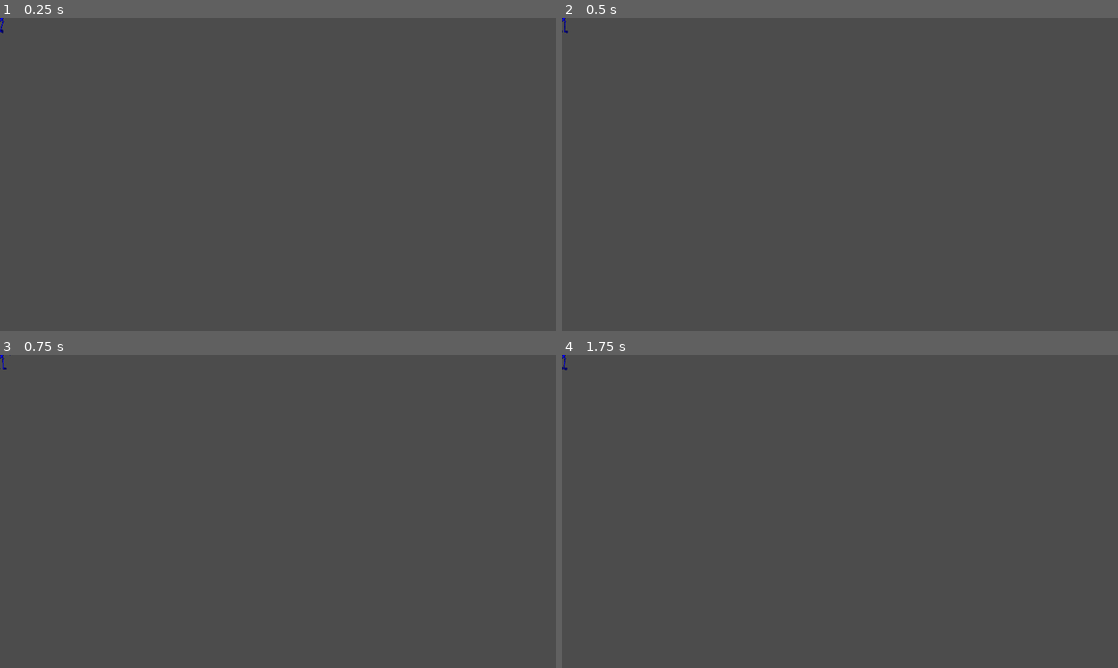
Above: before the commit, frames 1-4 (two rows, left to right).
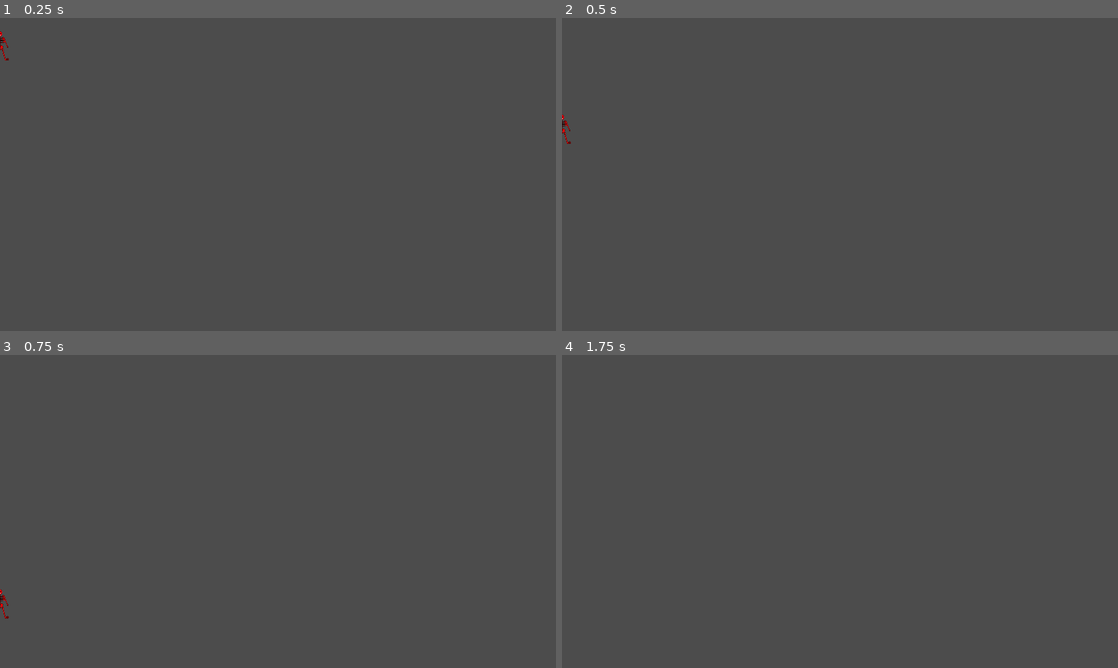
Above: after the commit, the same moments.

Repository: LeonMatthes/SkeleTurn
Game: Godot game, scene res://scenes/Player.tscn
The game is run twice, just before and just after one commit, with the same random seed, the same clock (stepped at 60 frames per second) and the same inputs. The project has no main scene, so this scene is started directly.
Inputs:
- Up to frame 1 (0.25 s): no input
- Up to frame 2 (0.5 s): no input
- Up to frame 3 (0.75 s): no input
- Up to frame 4 (1.75 s): tap Enter at 1.25 s

The runs differ from the first frame. In frame 1, less than 0.1% of the frame differs, in the area x 0-2%, y 0-14%; in frame 2, less than 0.1%, in the area x 0-2%, y 0-41%; in frame 3, less than 0.1%; in frame 4, less than 0.1%.
Error before the commit: Parse Error: The identifier "animationDeadPlayer" isn't declared in the current scope. (res://scenes/Player.gd:138)

Commit message:
die animation

Diff:
--- a/scenes/Player.gd
+++ b/scenes/Player.gd
@@ -10,6 +10,7 @@
 
 var sprite = null
 var animationPlayer = null
+var inputDisabled = false
 
 var moveRightAction = "move_right"
 var moveLeftAction = "move_left"
@@ -28,6 +29,7 @@
 	self.playerNumber = playerNr
 
 	self.get_node("Player1Icon").set_visible(false)
+	self.get_node("Player2Icon").set_visible(false)
 	self.sprite = self.get_node("Player" + str(playerNumber) + "Icon")
 	self.sprite.set_visible(true)
 	self.animationPlayer = self.sprite.get_node("AnimationPlayer")
@@ -54,6 +56,9 @@
 
 func getInput():
 	#handle movement input
+	if inputDisabled:
+		return
+
 	velocity.x = 0
 	if Input.is_action_pressed("move_right" + str(playerNumber)):
 		velocity.x += speed
@@ -135,10 +140,12 @@
 func die():
 	gameController.notifyPlayerDeath(playerNumber)
 
-	animationDeadPlayer.play("Dead")
+	animationPlayer.play("Moving") #todo change to dying
+	self.get_node("PlayerCollisionBox").disabled = true
+	self.set_physics_process(false)
 
 	var timer = Timer.new()
 	timer.connect("timeout",self,"_on_timer_timeout")
-	timer.wait_time = 1
+	timer.wait_time = 2
 	add_child(timer)
 	timer.start()
--- a/scenes/Player.tscn
+++ b/scenes/Player.tscn
@@ -31,7 +31,7 @@
 collision_mask = 1
 collision/safe_margin = 0.08
 script = ExtResource( 1 )
-_sections_unfolded = [ "Collision", "Transform" ]
+_sections_unfolded = [ "Collision", "Transform", "collision" ]
 __meta__ = {
 "_edit_group_": true,
 "_edit_horizontal_guides_": [ 38.1421 ]
@@ -53,7 +53,6 @@
 [node name="Head" type="Sprite" parent="Player1Icon" index="0"]
 
 position = Vector2( 0, -38.8844 )
-scale = Vector2( 1, 1 )
 texture = ExtResource( 2 )
 _sections_unfolded = [ "Offset", "Transform" ]
 
@@ -85,7 +84,6 @@
 
 position = Vector2( -9.28827, 14.3478 )
 rotation = 0.0872665
-scale = Vector2( 1, 1 )
 texture = ExtResource( 6 )
 offset = Vector2( 4.57461, 17.0378 )
 _sections_unfolded = [ "Transform" ]
@@ -94,7 +92,6 @@
 
 position = Vector2( 10.9432, 15.0455 )
 rotation = -0.0872665
-scale = Vector2( 1, 1 )
 texture = ExtResource( 7 )
 offset = Vector2( 4.18966, 16.7246 )
 _sections_unfolded = [ "Transform", "Visibility", "Z Index" ]
@@ -115,7 +112,6 @@
 [node name="Head" type="Sprite" parent="Player2Icon" index="0"]
 
 position = Vector2( 0, -38.8844 )
-scale = Vector2( 1, 1 )
 texture = ExtResource( 9 )
 _sections_unfolded = [ "Offset", "Transform" ]
 
@@ -131,7 +127,6 @@
 
 position = Vector2( -13.2997, -26.464 )
 rotation = -0.8114
-scale = Vector2( 1, 1 )
 texture = ExtResource( 11 )
 offset = Vector2( -17.7389, -0.156278 )
 _sections_unfolded = [ "Region", "Transform" ]
@@ -140,7 +135,6 @@
 
 position = Vector2( 13.7338, -26.464 )
 rotation = 0.8114
-scale = Vector2( 1, 1 )
 texture = ExtResource( 12 )
 offset = Vector2( 17.5413, 0.230286 )
 _sections_unfolded = [ "Transform" ]
@@ -149,7 +143,6 @@
 
 position = Vector2( -9.28827, 14.3478 )
 rotation = -0.113624
-scale = Vector2( 1, 1 )
 texture = ExtResource( 13 )
 offset = Vector2( 4.57461, 17.0378 )
 _sections_unfolded = [ "Transform" ]
@@ -158,7 +151,6 @@
 
 position = Vector2( 10.9432, 15.0455 )
 rotation = 0.113624
-scale = Vector2( 1, 1 )
 texture = ExtResource( 14 )
 offset = Vector2( 4.18966, 16.7246 )
 _sections_unfolded = [ "Transform", "Visibility", "Z Index" ]
